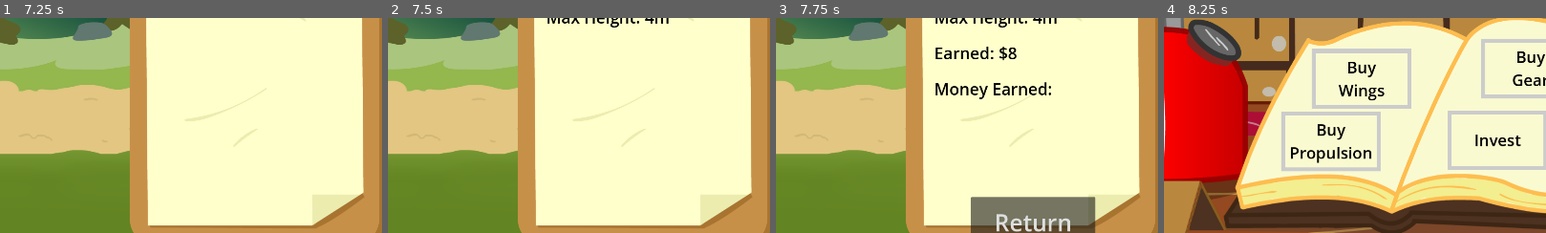
Above: before the commit, frames 1-4 (left to right).
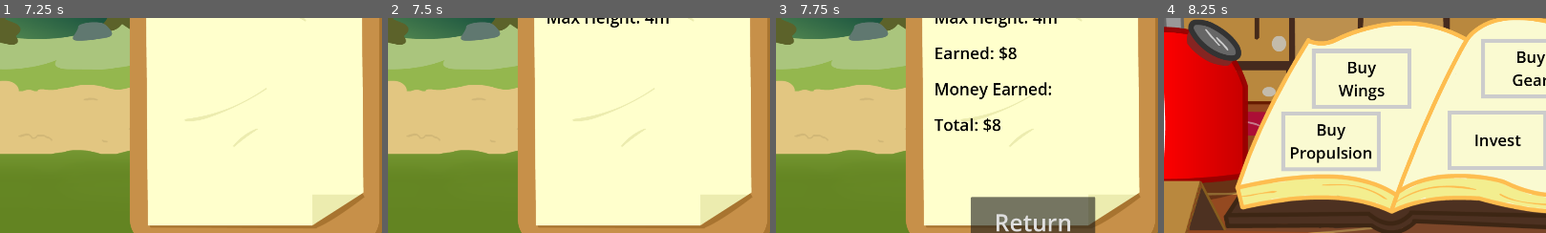
Above: after the commit, the same moments.

Repository: 100-Devs-1-Game/FlightOfHarmony
Game: Godot game, scene res://shop/shop.tscn
Two runs of this game, one before a commit and one after it. Both use one fixed random seed, a clock stepped at 60 frames per second and the inputs below.
Inputs (mouse positions are % of the whole screen's width and height, from its top left):
- Up to frame 1 (7.25 s): click (90, 87) at 0.5 s; move the mouse to (72, 45) at 1.27 s; hold D (rotate_right) 1.28-2.03 s; hold Space (propulsion) 1.28-2.03 s; move the mouse to (30, 55) at 2.02 s; hold Down (ui_down) 2.03-2.78 s; tap Space (propulsion) every 1.5 s from 2.1 to 6.6 s; move the mouse to (60, 28) at 2.77 s; hold D (rotate_right) 2.78-3.53 s; hold Space (propulsion) 2.78-3.53 s; move the mouse to (45, 70) at 3.52 s; hold Up (ui_up) 3.53-4.28 s; move the mouse to (80, 65) at 4.27 s; hold Space (propulsion) 4.28-5.03 s; hold A (rotate_left) 4.28-5.78 s; move the mouse to (20, 35) at 5.02 s; move the mouse to (55, 50) at 5.77 s; hold Down (ui_down) 5.78-6.53 s; hold Space (propulsion) 5.78-6.53 s; move the mouse to (35, 25) at 6.52 s; hold D (rotate_right) from 6.53 s (still down)
- Up to frame 2 (7.5 s): tap Enter at 7.25 s; move the mouse to (72, 45) at 7.27 s; release D (rotate_right) at 7.28 s; hold Up (ui_up) from 7.28 s (still down); hold Space (propulsion) from 7.28 s (still down)
- Up to frame 3 (7.75 s): keep holding Up (ui_up); keep holding Space (propulsion)
- Up to frame 4 (8.25 s): release Up (ui_up) at 8 s; release Space (propulsion) at 8 s; click "Return" at 8 s
The pictures show only the part of the screen within x 16-66%, y 42-92%; the shares and areas given below are measured in that part.

Frames 1-2 are identical in both runs. In frame 3, 0.5% of the frame differs, in the area x 41-59%, y 46-54%; in frame 4, nothing differs.
Error in both runs: Invalid access to property or key 'custom_walk_animation' on a base object of type 'Nil'. (res://flight/flying_pony.gd:241)

Commit message:
Add total earned label

Diff:
--- a/src/flight/flight_scene.gd
+++ b/src/flight/flight_scene.gd
@@ -49,6 +49,7 @@
 	$UI/Results/VBoxContainer/Moneylbl.text = "Earned: $" + str(money_earned)
 	if interest_rate > 0:
 		$UI/Results/VBoxContainer/Bonuslbl.text = "Bonus: $" + str(bonus)
+	$UI/Results/VBoxContainer/Totallbl.text = "Total: $" + str(money_earned + bonus)
 
 	run_ended(money_earned + bonus)
 
--- a/src/flight/flight_scene.tscn
+++ b/src/flight/flight_scene.tscn
@@ -135,9 +135,22 @@
 "update": 1,
 "values": [false]
 }
+tracks/7/type = "value"
+tracks/7/imported = false
+tracks/7/enabled = true
+tracks/7/path = NodePath("Results/VBoxContainer/Totallbl:visible")
+tracks/7/interp = 1
+tracks/7/loop_wrap = true
+tracks/7/keys = {
+"times": PackedFloat32Array(0),
+"transitions": PackedFloat32Array(1),
+"update": 1,
+"values": [false]
+}
 
 [sub_resource type="Animation" id="Animation_id0b6"]
 resource_name = "display_results"
+step = 1.0
 tracks/0/type = "value"
 tracks/0/imported = false
 tracks/0/enabled = true
@@ -218,6 +231,18 @@
 tracks/6/loop_wrap = true
 tracks/6/keys = {
 "times": PackedFloat32Array(0, 1),
+"transitions": PackedFloat32Array(1, 1),
+"update": 1,
+"values": [false, true]
+}
+tracks/7/type = "value"
+tracks/7/imported = false
+tracks/7/enabled = true
+tracks/7/path = NodePath("Results/VBoxContainer/Totallbl:visible")
+tracks/7/interp = 1
+tracks/7/loop_wrap = true
+tracks/7/keys = {
+"times": PackedFloat32Array(0, 0.99),
 "transitions": PackedFloat32Array(1, 1),
 "update": 1,
 "values": [false, true]
@@ -494,6 +519,13 @@
 theme_override_font_sizes/font_size = 41
 text = "Money Earned:"
 
+[node name="Totallbl" type="Label" parent="UI/Results/VBoxContainer"]
+visible = false
+layout_mode = 2
+theme_override_colors/font_color = Color(0, 0, 0, 1)
+theme_override_font_sizes/font_size = 41
+text = "Money Earned:"
+
 [node name="UIAnim" type="AnimationPlayer" parent="UI"]
 libraries = {
 &"": SubResource("AnimationLibrary_nkrtd")
